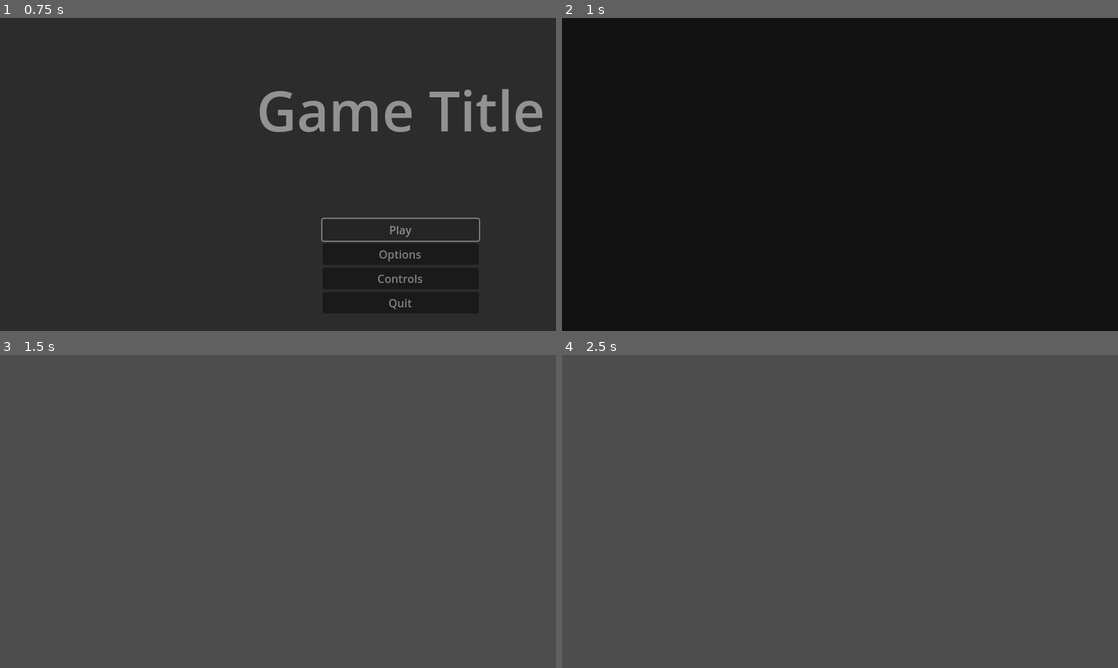
Above: before the commit, frames 1-4 (two rows, left to right).
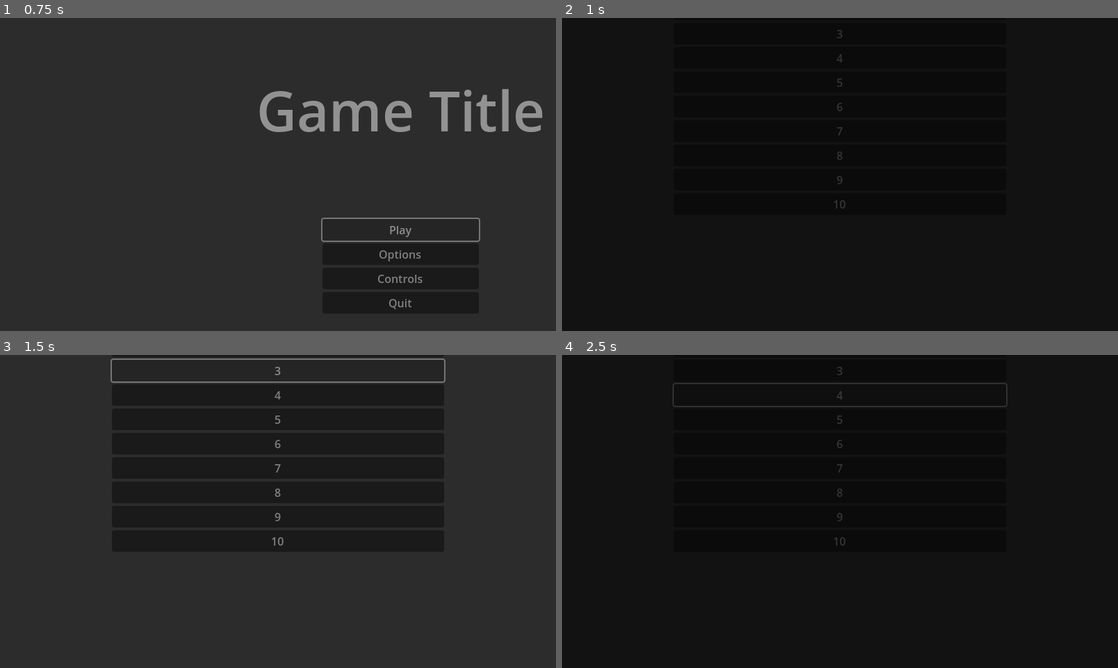
Above: after the commit, the same moments.

Repository: Medow3/godot-base-code
Game: Godot game, scene res://src/main.tscn
Two runs of this game, one before a commit and one after it. Both use one fixed random seed, a clock stepped at 60 frames per second and the inputs below.
Inputs (mouse positions are in pixels of both pictures, inside the frame that each line leads up to):
- Up to frame 1 (0.75 s): click "Play" at 0.5 s
- Up to frame 2 (1 s): no input
- Up to frame 3 (1.5 s): click (278, 370) at 1.25 s, where only the run after the commit has a clickable "3"
- Up to frame 4 (2.5 s): click (840, 395) at 2 s, where only the run after the commit has a clickable "4"

Frame 1 is identical in both runs. In frame 2, less than 0.1% of the frame differs, in the area x 49-51%, y 3-61%; in frame 3, 100%; in frame 4, 100%, in the area x 0-100%, y 0-100%.

Commit message:
Add basic profile picking menu

Diff:
--- /dev/null
+++ b/src/ui/main_menu/profile_picking_menu/profile_picker.gd
@@ -0,0 +1,25 @@
+class_name ProfilePicker extends Button
+
+@export var profile_number: int = 0
+@export var display_number_override: String = ""
+@export var go_to_scene: String = ""
+
+
+func _ready():
+	_update_profile_picker()
+
+
+func _update_profile_picker() -> void:
+	text = str(profile_number)
+	if display_number_override != "":
+		text = display_number_override
+
+
+func set_profile_number(value: int) -> void:
+	profile_number = value
+	_update_profile_picker()
+
+
+func _on_pressed():
+	SaveData.select_profile(profile_number)
+	Fade.fade_and_change_scene(go_to_scene)
--- /dev/null
+++ b/src/ui/main_menu/profile_picking_menu/profile_picker.tscn
@@ -0,0 +1,19 @@
+[gd_scene load_steps=2 format=3 uid="uid://c2ndxauaee18a"]
+
+[ext_resource type="Script" path="res://src/ui/main_menu/profile_picking_menu/profile_picker.gd" id="1_cn6pn"]
+
+[node name="profile_picker" type="Button"]
+offset_right = 311.0
+offset_bottom = 88.0
+text = "1"
+script = ExtResource("1_cn6pn")
+
+[node name="profile_name" type="TextEdit" parent="."]
+visible = false
+layout_mode = 0
+offset_right = 114.0
+offset_bottom = 36.0
+text = "Profile 1"
+editable = false
+
+[connection signal="pressed" from="." to="." method="_on_pressed"]
--- /dev/null
+++ b/src/ui/main_menu/profile_picking_menu/profile_picking_menu.gd
@@ -0,0 +1,12 @@
+class_name ProfilePickingMenu extends Control
+
+@export var default_next_scene: String = ""
+
+@onready var profiles_vbox = $VBoxContainer
+
+func _ready():
+	var index: int = 1
+	for i: ProfilePicker in profiles_vbox.get_children():
+		i.set_profile_number(index)
+		i.go_to_scene = default_next_scene
+		index += 1
--- a/src/ui/main_menu/profile_picking_menu/profile_picking_menu.tscn
+++ b/src/ui/main_menu/profile_picking_menu/profile_picking_menu.tscn
@@ -1,4 +1,7 @@
-[gd_scene format=3 uid="uid://c0uymaip2ifs1"]
+[gd_scene load_steps=3 format=3 uid="uid://c0uymaip2ifs1"]
+
+[ext_resource type="Script" path="res://src/ui/main_menu/profile_picking_menu/profile_picking_menu.gd" id="1_xs21y"]
+[ext_resource type="PackedScene" uid="uid://c2ndxauaee18a" path="res://src/ui/main_menu/profile_picking_menu/profile_picker.tscn" id="2_emkex"]
 
 [node name="ProfilePickingMenu" type="Control"]
 layout_mode = 3
@@ -7,6 +10,7 @@
 anchor_bottom = 1.0
 grow_horizontal = 2
 grow_vertical = 2
+script = ExtResource("1_xs21y")
 
 [node name="VBoxContainer" type="VBoxContainer" parent="."]
 layout_mode = 1
@@ -22,5 +26,32 @@
 grow_horizontal = 2
 grow_vertical = 2
 
-[node name="Panel" type="Panel" parent="VBoxContainer"]
+[node name="profile_picker1" parent="VBoxContainer" instance=ExtResource("2_emkex")]
 layout_mode = 2
+
+[node name="profile_picker2" parent="VBoxContainer" instance=ExtResource("2_emkex")]
+layout_mode = 2
+
+[node name="profile_picker3" parent="VBoxContainer" instance=ExtResource("2_emkex")]
+layout_mode = 2
+
+[node name="profile_picker4" parent="VBoxContainer" instance=ExtResource("2_emkex")]
+layout_mode = 2
+
+[node name="profile_picker5" parent="VBoxContainer" instance=ExtResource("2_emkex")]
+layout_mode = 2
+
+[node name="profile_picker6" parent="VBoxContainer" instance=ExtResource("2_emkex")]
+layout_mode = 2
+
+[node name="profile_picker7" parent="VBoxContainer" instance=ExtResource("2_emkex")]
+layout_mode = 2
+
+[node name="profile_picker8" parent="VBoxContainer" instance=ExtResource("2_emkex")]
+layout_mode = 2
+
+[node name="profile_picker9" parent="VBoxContainer" instance=ExtResource("2_emkex")]
+layout_mode = 2
+
+[node name="profile_picker10" parent="VBoxContainer" instance=ExtResource("2_emkex")]
+layout_mode = 2
Not shown, changed: todo.md
